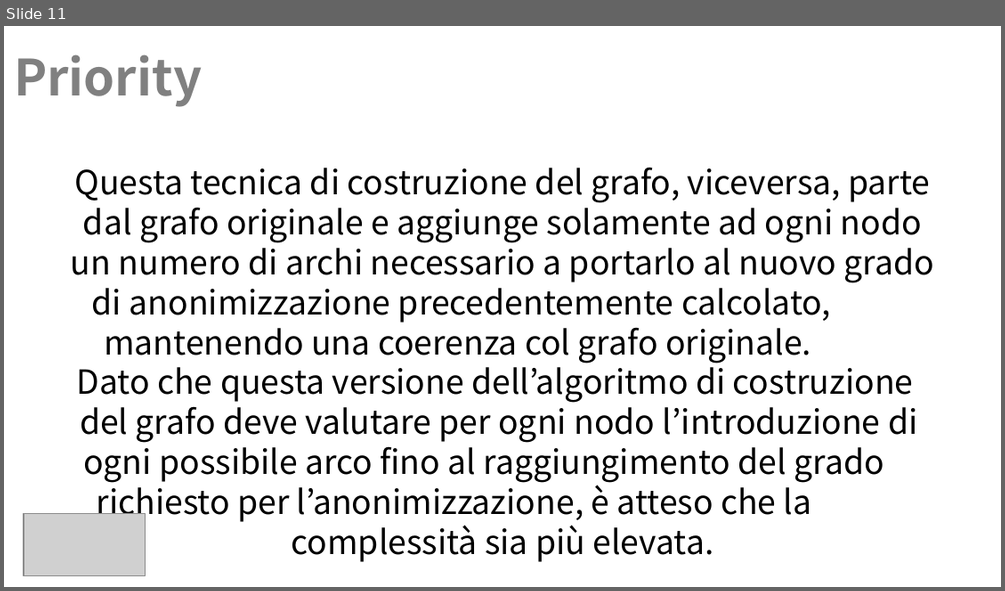
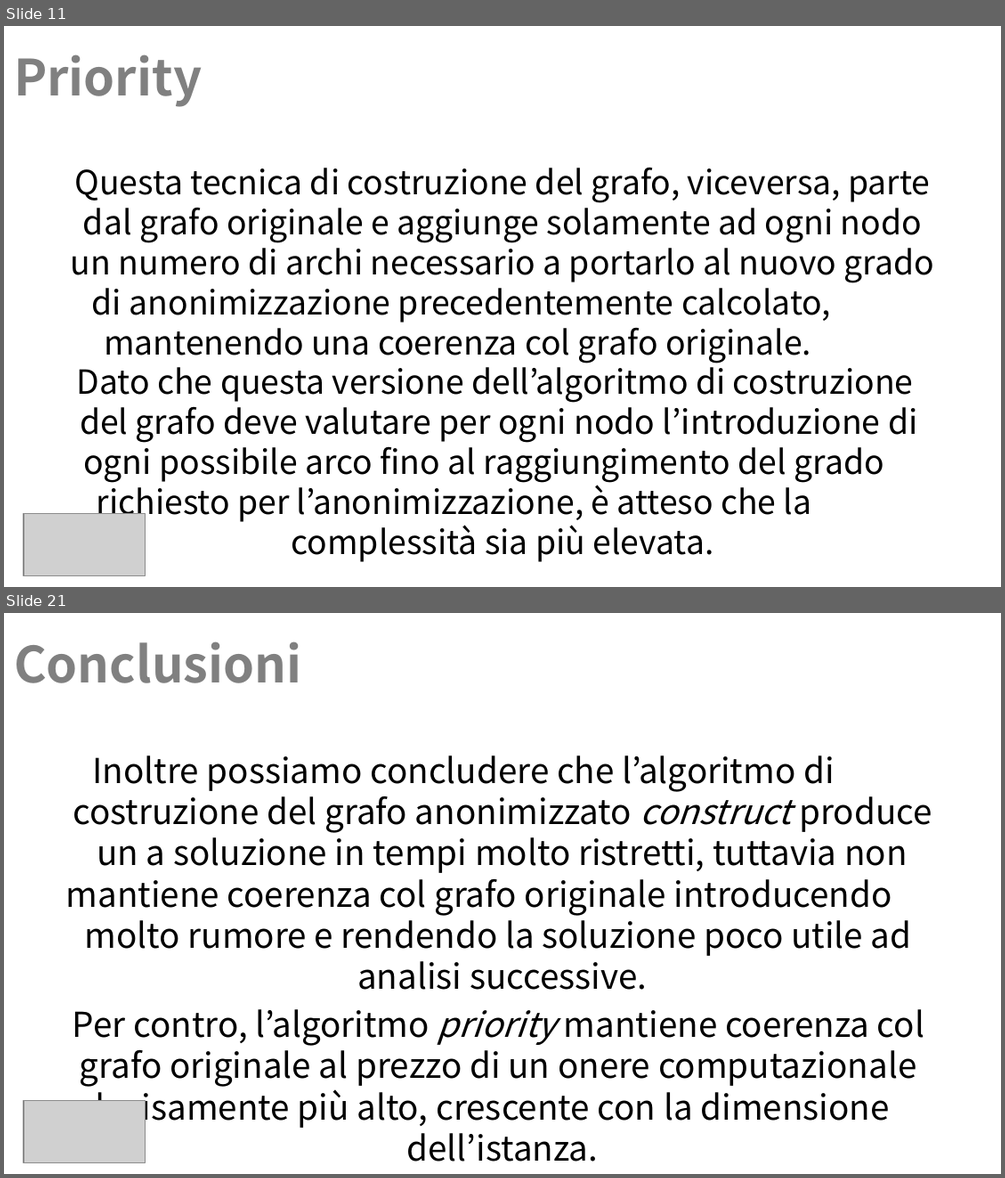
Before and after one commit to Navypowder/DP-P-project, a slide deck: Presentation/Towards_Identity_Anonymization_on_graph(K-degree anonymization).pptx. Shown one above the other, each under a label of ours: slide 11 before the commit, slides 11 and 21 after it; the slides between them are not shown. The pictures are 1005x591 and 1005x1178 pixels, drawn with LibreOffice and Linux fonts; fonts in the diff are those of the drawing; grey boxes stand for pictures; background and template pictures are left out. Boxes give left, top, right and bottom in pixels: in the first picture for what was removed or moved away, otherwise in the second. Text is boxed around its words. In the diff, an @@ line names an element or a change of style, - is before the commit and + after.

```diff
--- a/Presentation/Towards_Identity_Anonymization_on_graph(K-degree anonymization).pptx
+++ b/Presentation/Towards_Identity_Anonymization_on_graph(K-degree anonymization).pptx
@@ slide 21 added at [4, 613, 1001, 1174], background picture (left out) @@
@@ title added at [14, 641, 301, 683], 36 pt, text #808080, bold @@
+Conclusioni
@@ text added at [66, 755, 931, 1129], 24.8 pt, text #000000 @@
+Inoltre possiamo concludere che l’algoritmo di costruzione del grafo anonimizzato construct produce un a soluzione in tempi molto ristretti, tuttavia non mantiene coerenza col grafo originale introducendo molto rumore e rendendo la soluzione poco utile ad analisi successive.
+Per contro, l’algoritmo priority mantiene coerenza col grafo originale al prezzo di un onere computazionale decisamente più alto, crescente con la dimensione dell’istanza.
@@ picture added at [24, 1101, 146, 1163] @@
```
Also in this commit, not shown: 10 other slides added, 3 slides removed.
